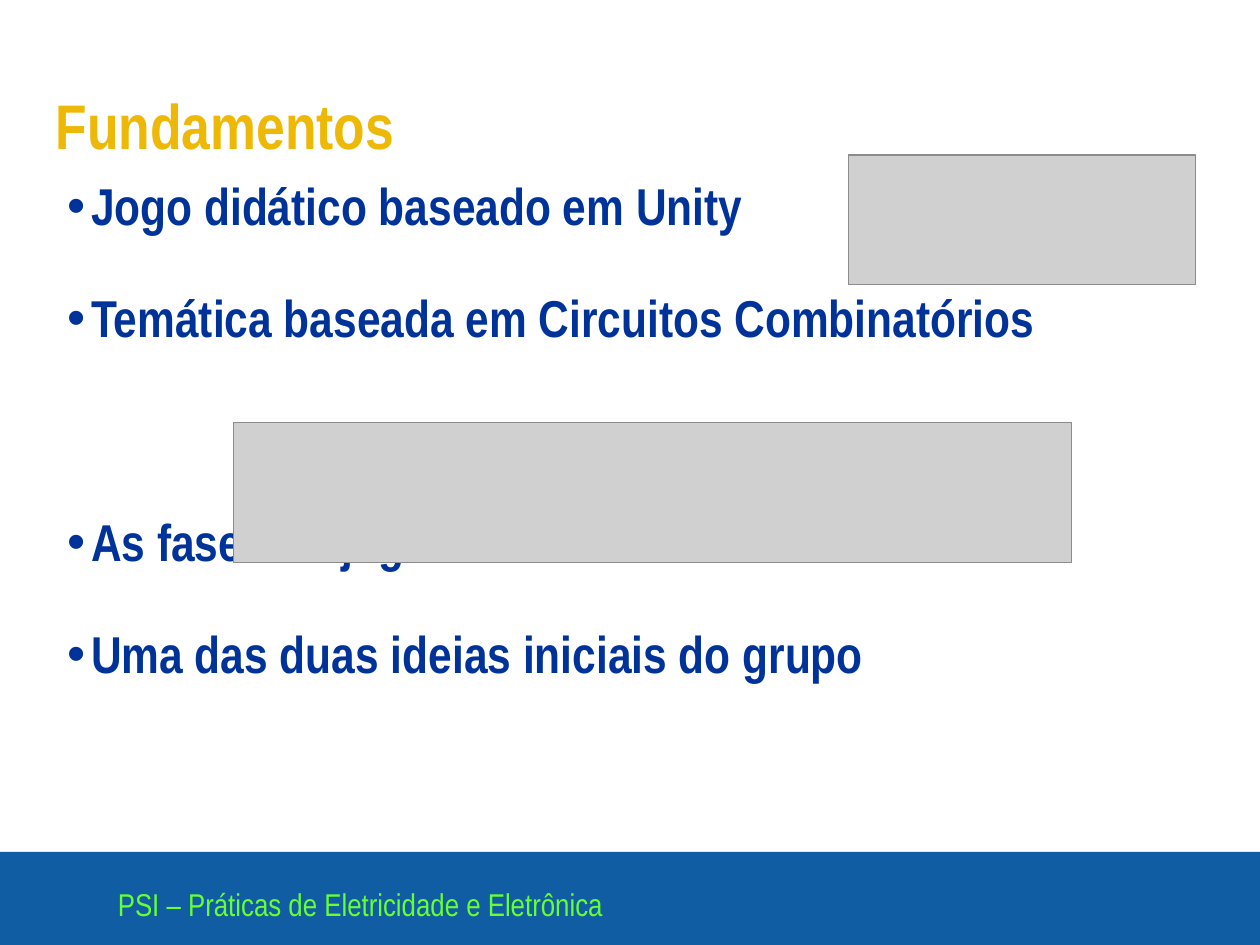
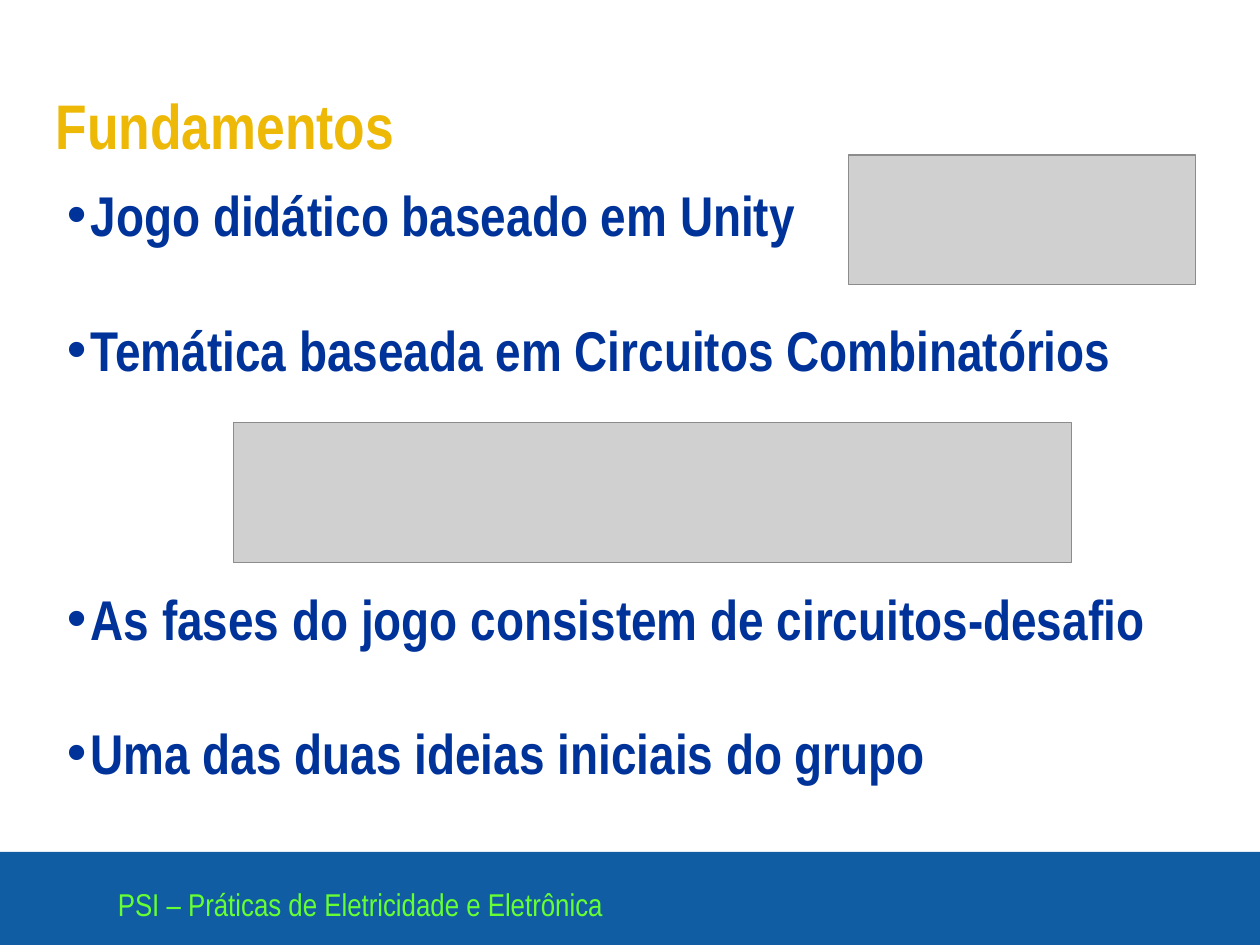
Before and after one commit to rafaelimai/Circuito-RLM, a slide deck: slide 4 of Apresentações de Slide e Documentação/Apresentação 1 - 97-2003.ppt. Drawn at 1260x945 pixels with LibreOffice and Linux fonts; fonts in the diff are those of the drawing; grey boxes stand for pictures; background and template pictures are left out. Boxes give left, top, right and bottom in pixels: in the first picture for what was removed or moved away, otherwise in the second. Text is boxed around its words. In the diff, an @@ line names an element or a change of style, - is before the commit and + after.

```diff
--- a/Apresentações de Slide e Documentação/Apresentação 1 - 97-2003.ppt
+++ b/Apresentações de Slide e Documentação/Apresentação 1 - 97-2003.ppt
@@ text "Jogo didático baseado em Unity" at [91,195,1144,784]: size 29.6 to 32 pt; line spacing 0.9 to 1 @@
```
Also in this commit, not shown: 2 other slides changed.
